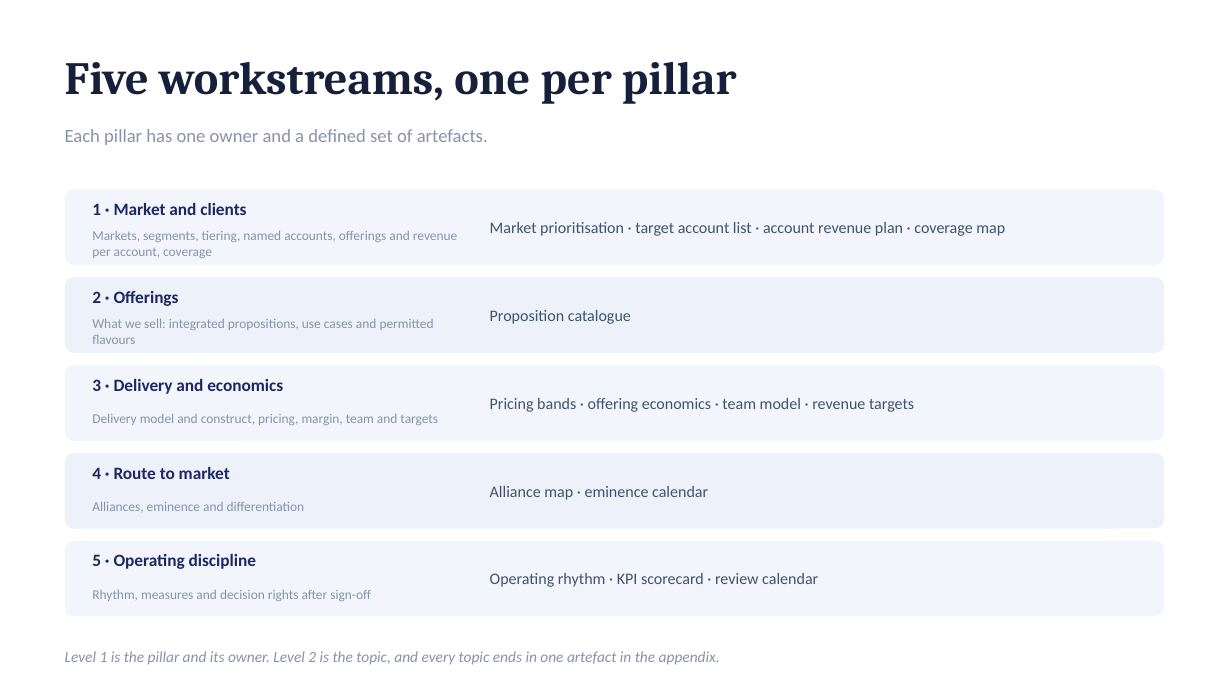
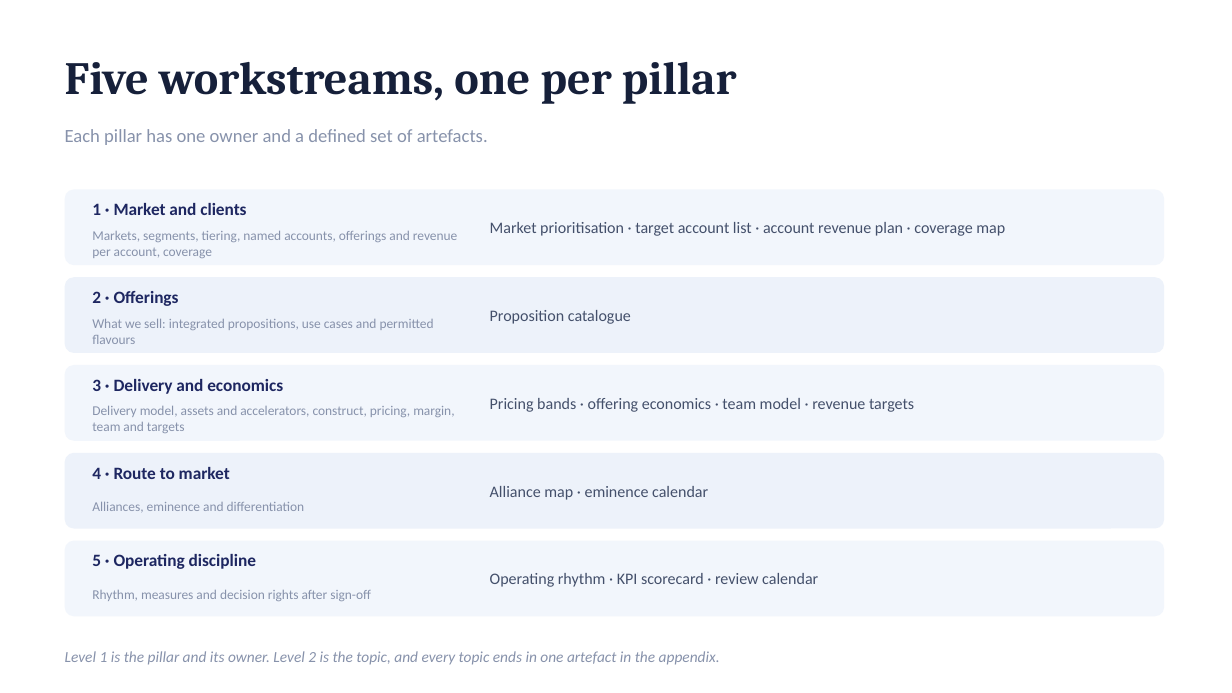
Before and after one commit to dhajjar-cyber/bae, a slide deck: slide 10 of FSI strategy/EAIND-FSI-Strategy-Development-Plan.pptx. Drawn at 1232x693 pixels with LibreOffice and Linux fonts; fonts in the diff are those of the drawing. Boxes give left, top, right and bottom in pixels: in the first picture for what was removed or moved away, otherwise in the second. Text is boxed around its words. In the diff, an @@ line names an element or a change of style, - is before the commit and + after.

```diff
--- a/FSI strategy/EAIND-FSI-Strategy-Development-Plan.pptx
+++ b/FSI strategy/EAIND-FSI-Strategy-Development-Plan.pptx
@@ text at (x1=92, y1=406, x2=454, y2=433): text changed @@
-Delivery model and construct, pricing, margin, team and targets
+Delivery model, assets and accelerators, construct, pricing, margin, team and targets
```
Also in this commit, not shown: 4 other slides changed, 2 other files.
